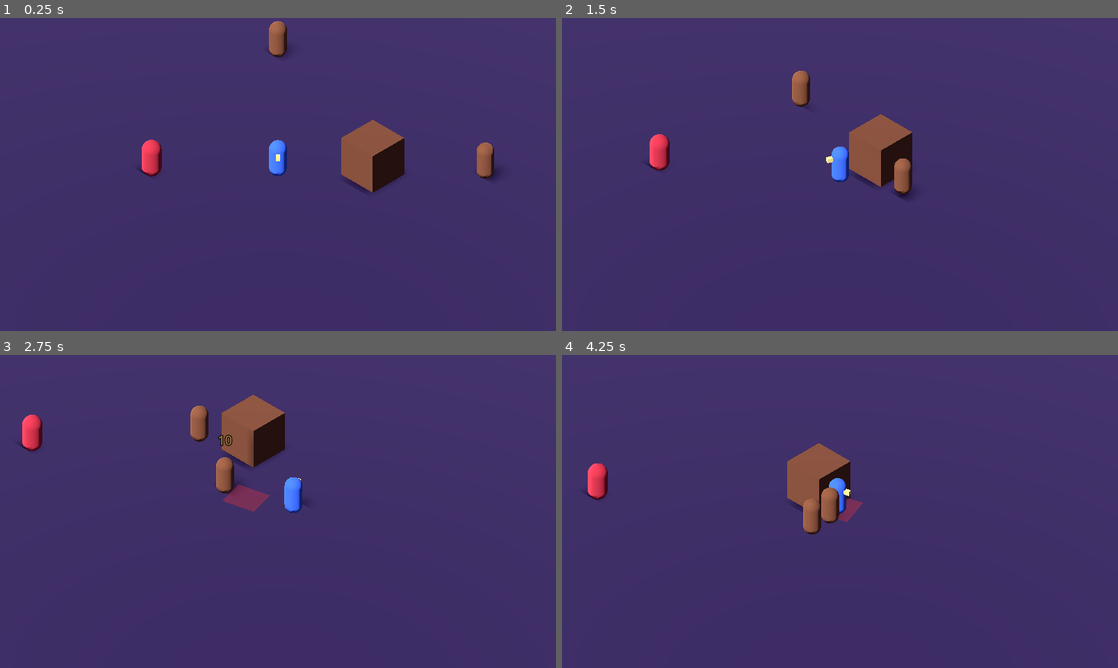
Above: before the commit, frames 1-4 (two rows, left to right).
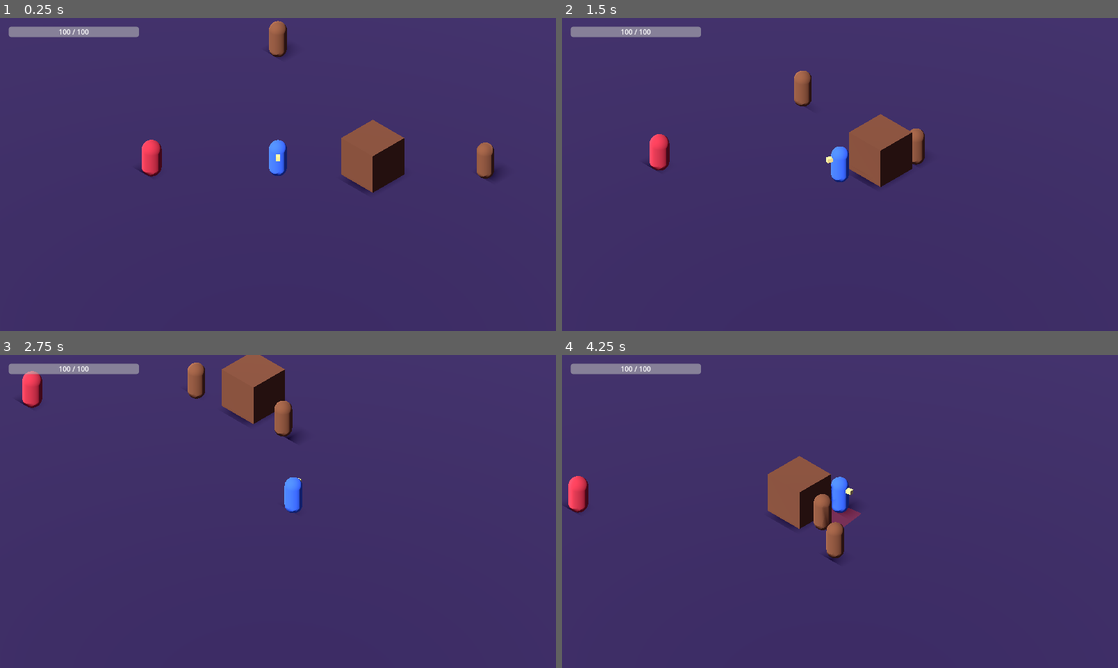
Above: after the commit, the same moments.

Repository: Spadasian/Robert
Game: Godot game, scene res://scenes/world/Main.tscn
The game is run twice, just before and just after one commit, with the same random seed, the same clock (stepped at 60 frames per second) and the same inputs.
Inputs (mouse positions are in pixels of both pictures, inside the frame that each line leads up to):
- Up to frame 1 (0.25 s): no input
- Up to frame 2 (1.5 s): tap Enter at 0.5 s; move the mouse to (962, 158) at 0.52 s; hold D (move_right) 0.53-1.28 s; tap Space (dash) at 0.6 s; tap R at 0.8, 1.35 s; move the mouse to (728, 190) at 1.27 s; hold S (move_down) from 1.28 s (still down)
- Up to frame 3 (2.75 s): tap Space (dash) at 1.55 s; move the mouse to (333, 442) at 2.02 s; release S (move_down) at 2.03 s; press the mouse at (333, 442) at 2.03 s; hold D (move_right) from 2.03 s (still down); tap R at 2.3 s
- Up to frame 4 (4.25 s): move the mouse to (812, 574) at 2.77 s; release D (move_right) at 2.78 s; release the mouse at (812, 574) at 2.78 s; hold W (move_up) 2.78-3.53 s; tap Space (dash) at 2.85 s; move the mouse to (1006, 558) at 3.52 s; hold A (move_left) from 3.53 s (still down); tap R at 3.6 s

The runs differ from the first frame. In frame 1, 0.8% of the frame differs, in the area x 1-25%, y 2-7%; in frame 2, 1.6%; in frame 3, 6.5%, in the area x 1-55%, y 0-50%; in frame 4, 4.4%.

Commit message:
Phase 7: player health, dash with i-frames, death and restart, minimal HUD
Co-Authored-By: Claude Sonnet 5.5 <noreply@anthropic.com>
Claude-Session: https://claude.ai/code/session_015tdxMYhNk2xjQ11oWM2YK9

Diff:
--- a/scenes/player/Player.tscn
+++ b/scenes/player/Player.tscn
@@ -5,6 +5,8 @@
 [ext_resource type="Script" path="res://scripts/player/AttackComponent.gd" id="3_attack"]
 [ext_resource type="Script" path="res://scripts/combat/Hitbox.gd" id="4_hitbox"]
 [ext_resource type="Script" path="res://scripts/combat/Hurtbox.gd" id="5_hurtbox"]
+[ext_resource type="Script" path="res://scripts/combat/HealthComponent.gd" id="6_health"]
+[ext_resource type="Script" path="res://scripts/player/DashComponent.gd" id="7_dash"]
 
 [sub_resource type="CapsuleShape3D" id="Shape_player"]
 radius = 0.4
@@ -58,6 +60,12 @@
 mesh = SubResource("Mesh_nose")
 surface_material_override/0 = SubResource("Mat_nose")
 
+[node name="HealthComponent" type="Node" parent="."]
+script = ExtResource("6_health")
+
+[node name="DashComponent" type="Node" parent="."]
+script = ExtResource("7_dash")
+
 [node name="AimComponent" type="Node" parent="."]
 script = ExtResource("2_aim")
 
@@ -87,7 +95,6 @@
 collision_mask = 0
 script = ExtResource("5_hurtbox")
 team = "player"
-debug_print = true
 
 [node name="CollisionShape3D" type="CollisionShape3D" parent="Hurtbox"]
 transform = Transform3D(1, 0, 0, 0, 1, 0, 0, 0, 1, 0, 0.95, 0)
--- /dev/null
+++ b/scenes/ui/HUD.tscn
@@ -0,0 +1,37 @@
+[gd_scene load_steps=2 format=3]
+
+[ext_resource type="Script" path="res://scripts/ui/HUD.gd" id="1_hud"]
+
+[node name="HUD" type="CanvasLayer"]
+script = ExtResource("1_hud")
+
+[node name="HPBar" type="ProgressBar" parent="."]
+offset_left = 20.0
+offset_top = 20.0
+offset_right = 320.0
+offset_bottom = 44.0
+value = 100.0
+show_percentage = false
+
+[node name="Label" type="Label" parent="HPBar"]
+layout_mode = 1
+anchors_preset = 15
+anchor_right = 1.0
+anchor_bottom = 1.0
+grow_horizontal = 2
+grow_vertical = 2
+text = "100 / 100"
+horizontal_alignment = 1
+vertical_alignment = 1
+
+[node name="DeathLabel" type="Label" parent="."]
+anchors_preset = 15
+anchor_right = 1.0
+anchor_bottom = 1.0
+grow_horizontal = 2
+grow_vertical = 2
+theme_override_font_sizes/font_size = 48
+text = "YOU DIED
+Press R to restart"
+horizontal_alignment = 1
+vertical_alignment = 1
--- a/scenes/world/Main.tscn
+++ b/scenes/world/Main.tscn
@@ -5,6 +5,7 @@
 [ext_resource type="PackedScene" path="res://scenes/enemies/TrainingDummy.tscn" id="3_dummy"]
 [ext_resource type="PackedScene" path="res://scenes/enemies/Bandit.tscn" id="4_bandit"]
 [ext_resource type="Script" path="res://scripts/rooms/NavBaker.gd" id="5_navbaker"]
+[ext_resource type="PackedScene" path="res://scenes/ui/HUD.tscn" id="6_hud"]
 
 [sub_resource type="NavigationMesh" id="NavMesh_level"]
 geometry_parsed_geometry_type = 1
@@ -81,3 +82,5 @@
 shadow_enabled = true
 
 [node name="CameraRig" parent="." instance=ExtResource("2_camera")]
+
+[node name="HUD" parent="." instance=ExtResource("6_hud")]
--- /dev/null
+++ b/scripts/player/DashComponent.gd
@@ -0,0 +1,51 @@
+extends Node
+## Dash / dodge. The player is invulnerable while dashing.
+## max_charges > 1 will be used by upgrades like "Shadow Step".
+
+signal dash_started
+signal dash_finished
+
+@export var dash_speed: float = 18.0
+@export var dash_duration: float = 0.18
+@export var dash_cooldown: float = 0.7
+@export var max_charges: int = 1
+
+var charges: int
+var is_dashing: bool = false
+var direction: Vector3 = Vector3.ZERO
+var time_left: float = 0.0
+var recharge_left: float = 0.0
+
+
+func _ready() -> void:
+	charges = max_charges
+
+
+func is_invulnerable() -> bool:
+	return is_dashing
+
+
+func try_dash(dash_direction: Vector3) -> bool:
+	if is_dashing or charges <= 0 or dash_direction == Vector3.ZERO:
+		return false
+	charges -= 1
+	if recharge_left <= 0.0:
+		recharge_left = dash_cooldown
+	direction = dash_direction.normalized()
+	time_left = dash_duration
+	is_dashing = true
+	dash_started.emit()
+	return true
+
+
+func _physics_process(delta: float) -> void:
+	if is_dashing:
+		time_left -= delta
+		if time_left <= 0.0:
+			is_dashing = false
+			dash_finished.emit()
+	if charges < max_charges:
+		recharge_left -= delta
+		if recharge_left <= 0.0:
+			charges += 1
+			recharge_left = dash_cooldown if charges < max_charges else 0.0
--- a/scripts/player/Player.gd
+++ b/scripts/player/Player.gd
@@ -1,20 +1,56 @@
 extends CharacterBody3D
-## Player movement on the ground plane (XZ). Input is rotated to match the isometric camera.
+## Player: movement on the ground plane (XZ), dash, taking damage and dying.
+## Attacking is in AttackComponent, aiming in AimComponent, dashing in DashComponent.
 
+const DAMAGE_NUMBER_SCENE: PackedScene = preload("res://scenes/ui/DamageNumber.tscn")
+
+@export var max_health: float = 100.0
 @export var move_speed: float = 6.0
 @export var acceleration: float = 40.0
 @export var friction: float = 50.0
 
 # Must match the camera yaw in CameraRig.tscn (45 degrees), so W moves "up" on screen.
 const CAMERA_YAW_DEGREES: float = 45.0
+# Layers: 1 = world, 4 = enemies. While dashing the player passes through enemies.
+const MASK_NORMAL: int = 5
+const MASK_DASHING: int = 1
 
 @onready var model: Node3D = $Model
+@onready var body_mesh: MeshInstance3D = $Model/Body
 @onready var aim: Node = $AimComponent
+@onready var health: Node = $HealthComponent
+@onready var dash: Node = $DashComponent
+@onready var hurtbox: Area3D = $Hurtbox
+@onready var weapon: Node3D = $WeaponPivot
+
+
+func _ready() -> void:
+	health.set_max_health(max_health)
+	hurtbox.hit_received.connect(_on_hit_received)
+	health.damaged.connect(_on_damaged)
+	health.died.connect(_on_died)
+	dash.dash_started.connect(_on_dash_started)
+	dash.dash_finished.connect(_on_dash_finished)
 
 
 func _physics_process(delta: float) -> void:
+	if health.is_dead():
+		return
+
 	var input_vector: Vector2 = Input.get_vector("move_left", "move_right", "move_up", "move_down")
 	var direction := Vector3(input_vector.x, 0.0, input_vector.y).rotated(Vector3.UP, deg_to_rad(CAMERA_YAW_DEGREES))
+
+	# The player always faces the mouse.
+	model.rotation.y = atan2(aim.aim_direction.x, aim.aim_direction.z)
+
+	if Input.is_action_just_pressed("dash"):
+		# Dash where you move; if standing still, dash towards the mouse.
+		dash.try_dash(direction if direction != Vector3.ZERO else aim.aim_direction)
+
+	if dash.is_dashing:
+		velocity = dash.direction * dash.dash_speed
+		move_and_slide()
+		return
 
 	var target_velocity: Vector3 = direction * move_speed
 	var rate: float = acceleration if direction != Vector3.ZERO else friction
@@ -23,5 +59,34 @@
 	velocity.y = 0.0
 	move_and_slide()
 
-	# The player always faces the mouse.
-	model.rotation.y = atan2(aim.aim_direction.x, aim.aim_direction.z)
+
+func _on_hit_received(damage: float, _source: Node) -> void:
+	if dash.is_invulnerable() or health.is_dead():
+		return
+	health.take_damage(damage)
+
+
+func _on_damaged(amount: float) -> void:
+	var number: Label3D = DAMAGE_NUMBER_SCENE.instantiate()
+	get_tree().current_scene.add_child(number)
+	number.global_position = global_position + Vector3(0.0, 2.4, 0.0)
+	number.modulate = Color(1.0, 0.3, 0.3)
+	number.play(amount)
+
+
+func _on_died() -> void:
+	hurtbox.set_deferred("monitorable", false)
+	weapon.set_physics_process(false)
+	velocity = Vector3.ZERO
+	var tween := create_tween()
+	tween.tween_property(model, "rotation:x", deg_to_rad(-90.0), 0.3)
+
+
+func _on_dash_started() -> void:
+	collision_mask = MASK_DASHING
+	body_mesh.transparency = 0.6
+
+
+func _on_dash_finished() -> void:
+	collision_mask = MASK_NORMAL
+	body_mesh.transparency = 0.0
--- /dev/null
+++ b/scripts/ui/HUD.gd
@@ -0,0 +1,35 @@
+extends CanvasLayer
+## Minimal HUD for now: player HP bar and the death screen. Real HUD comes in Phase 19.
+
+@onready var hp_bar: ProgressBar = $HPBar
+@onready var hp_label: Label = $HPBar/Label
+@onready var death_label: Label = $DeathLabel
+
+var player_dead: bool = false
+
+
+func _ready() -> void:
+	death_label.visible = false
+	var player: Node = get_tree().get_first_node_in_group("player")
+	if player == null:
+		return
+	var health: Node = player.get_node("HealthComponent")
+	health.health_changed.connect(_on_health_changed)
+	health.died.connect(_on_player_died)
+	_on_health_changed(health.current_health, health.max_health)
+
+
+func _on_health_changed(current: float, maximum: float) -> void:
+	hp_bar.max_value = maximum
+	hp_bar.value = current
+	hp_label.text = "%d / %d" % [int(current), int(maximum)]
+
+
+func _on_player_died() -> void:
+	player_dead = true
+	death_label.visible = true
+
+
+func _unhandled_input(event: InputEvent) -> void:
+	if player_dead and event is InputEventKey and event.pressed and event.keycode == KEY_R:
+		get_tree().reload_current_scene()
